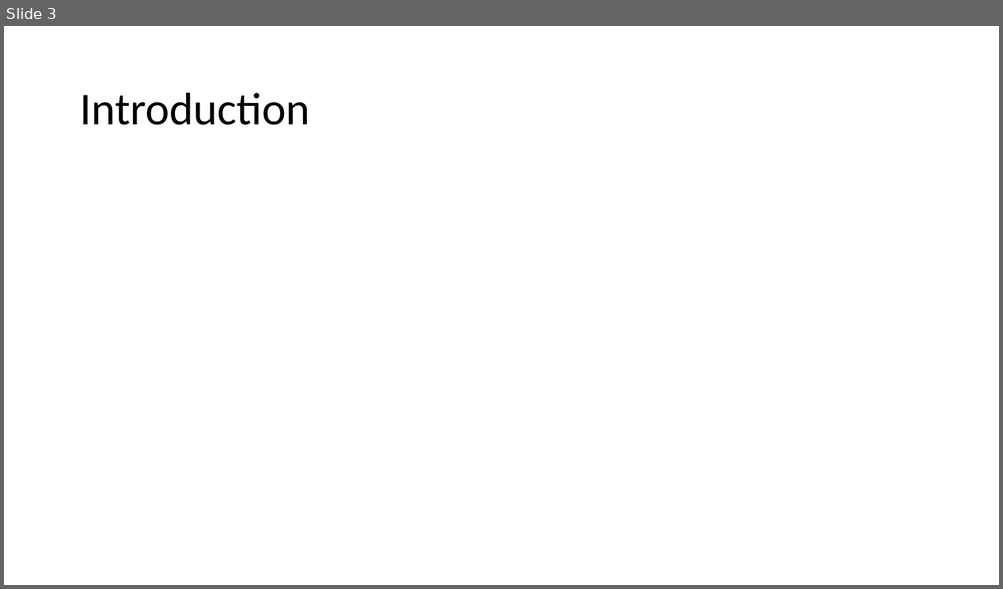
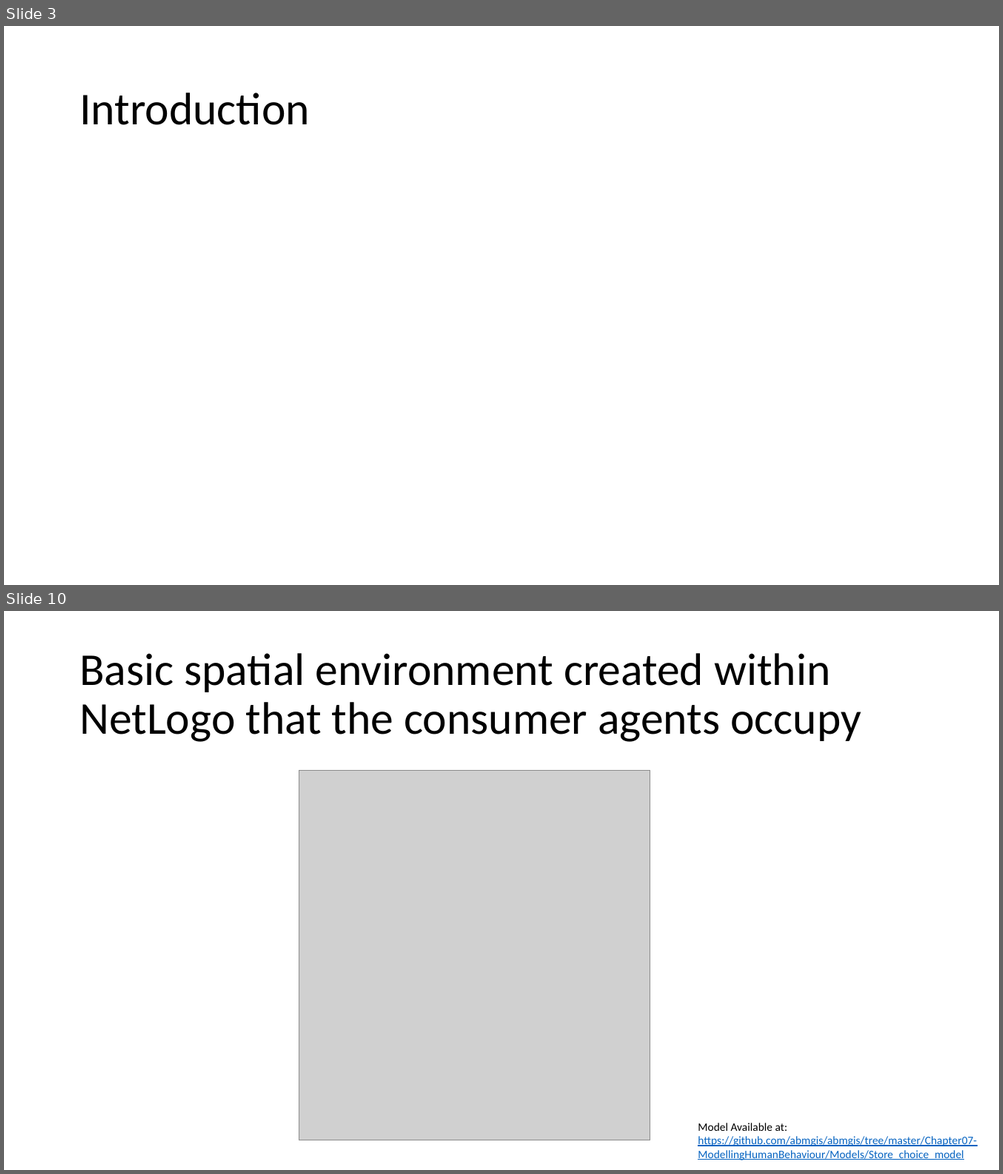
Before and after one commit to abmgis/abmgis, a slide deck: Chapter07-ModellingHumanBehaviour/Chapter7.pptx. Shown one above the other, each under a label of ours: slide 3 before the commit, slides 3 and 10 after it; the slides between them are not shown. The pictures are 1003x589 and 1003x1174 pixels, drawn with LibreOffice and Linux fonts; fonts in the diff are those of the drawing; grey boxes stand for pictures. Boxes give left, top, right and bottom in pixels: in the first picture for what was removed or moved away, otherwise in the second. Text is boxed around its words. In the diff, an @@ line names an element or a change of style, - is before the commit and + after.

Commit message:
Add figues and tables to Chapter 7

```diff
--- a/Chapter07-ModellingHumanBehaviour/Chapter7.pptx
+++ b/Chapter07-ModellingHumanBehaviour/Chapter7.pptx
@@ slide 10 added at (x1=4, y1=611, x2=999, y2=1170), background #FFFFFF @@
@@ title added at (x1=79, y1=653, x2=861, y2=742), 44 pt, text #000000 @@
+Basic spatial environment created within NetLogo that the consumer agents occupy
@@ picture added at (x1=299, y1=770, x2=650, y2=1141) @@
@@ text added at (x1=697, y1=1123, x2=976, y2=1161), 11 pt, text #0563C1, underline @@
+Model Available at: https://github.com/abmgis/abmgis/tree/master/Chapter07-ModellingHumanBehaviour/Models/Store_choice_model
```
Also in this commit, not shown: 7 other slides added, 1 other file.
